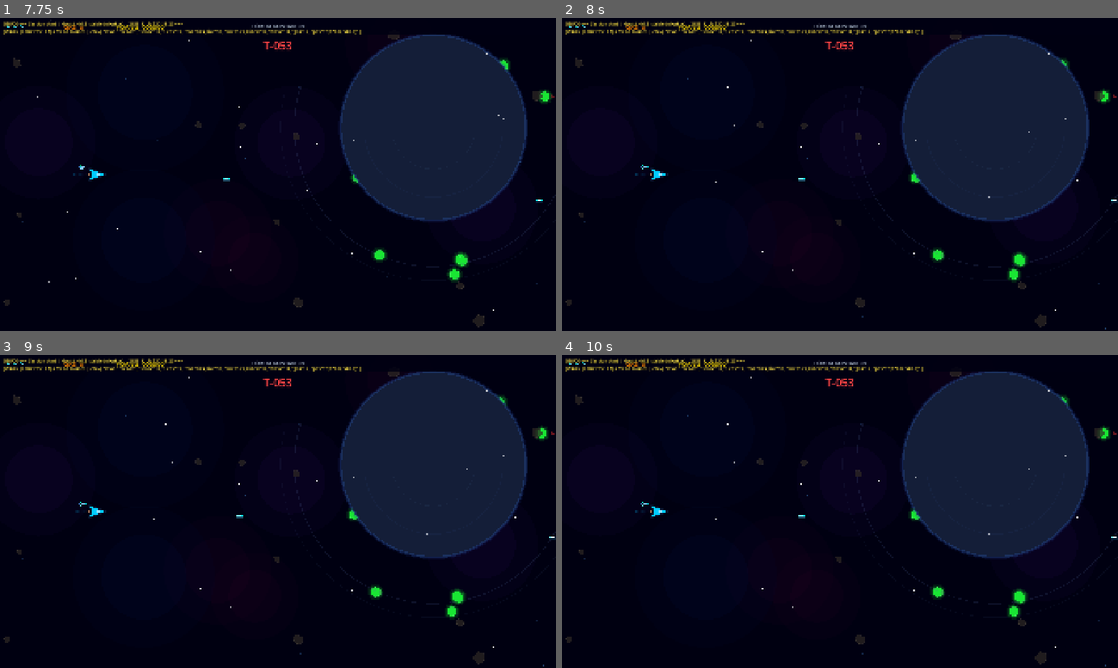
Above: before the commit, frames 1-4 (two rows, left to right).
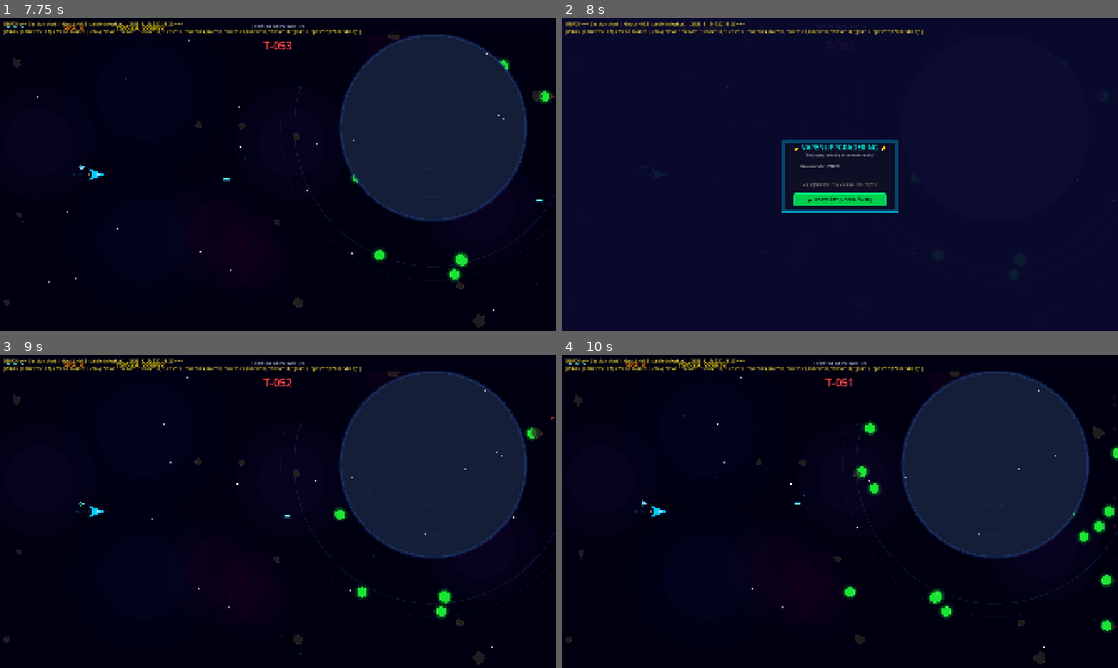
Above: after the commit, the same moments.

Repository: orangeelefant/godot-space-shooter
Game: Godot game, scene res://scenes/Game.tscn
Same seed, same stepped clock (60 frames per second), same inputs: the game is played once before the commit and once after it. This scene is started directly instead of the project's main scene.
Inputs (mouse positions are in pixels of both pictures, inside the frame that each line leads up to):
- Up to frame 1 (7.75 s): move the mouse to (400, 158) at 0.52 s; hold Right (ui_right) 0.53-1.25 s; tap G (gas) every 1.5 s from 0.6 to 6.6 s; click (400, 158) at 0.67 s; drag from (166, 190) to (328, 30) at 1.27 s; move the mouse to (333, 105) at 2.02 s; hold Right (ui_right) 2.03-2.75 s; drag from (250, 237) to (183, 165) at 2.77 s; move the mouse to (444, 221) at 3.52 s; hold Left (ui_left) 3.53-4.25 s; drag from (111, 127) to (289, 165) at 4.27 s; move the mouse to (305, 174) at 5.02 s; hold Down (ui_down) 5.03-5.75 s; click (305, 174) at 5.17 s; drag from (194, 96) to (333, 165) at 5.77 s; move the mouse to (400, 158) at 6.52 s; hold Up (ui_up) 6.53-7.25 s; drag from (166, 190) to (505, 121) at 7.27 s
- Up to frame 2 (8 s): no input
- Up to frame 3 (9 s): move the mouse to (333, 442) at 8.02 s; hold Down (ui_down) 8.03-8.75 s; tap G (gas) at 8.1 s; click (278, 536) at 8.75 s, where only the run after the commit has a clickable "▶ FORTSÄTT (HOPPA ÖVER)"
- Up to frame 4 (10 s): drag from (812, 574) to (956, 470) at 9.52 s

Frame 1 is identical in both runs. In frame 2, 47% of the frame differs, in the area x 0-100%, y 0-100%; in frame 3, 1.1%; in frame 4, 2.0%.
Error before the commit: Parse Error: Cannot infer the type of "next_cannon" variable because the value doesn't have a set type. (res://scenes/ShopOverlay.gd:73)

Commit message:
fix: ShopOverlay next_cannon Variant type inference error
Array access returns Variant in GDScript 4.6 — annotated next_cannon
as String to prevent parse error that crashed the shop after wave 1.

Co-Authored-By: claude-flow <ruv@ruv.net>

Diff:
--- a/scenes/ShopOverlay.gd
+++ b/scenes/ShopOverlay.gd
@@ -70,7 +70,7 @@
 
 	# Upgrade button (if not at max)
 	if current_idx < CANNON_ORDER.size() - 1:
-		var next_cannon := CANNON_ORDER[current_idx + 1]
+		var next_cannon: String = CANNON_ORDER[current_idx + 1]
 		var coins := SaveSystem.get_coins()
 		var can_afford := coins >= UPGRADE_COST
 
